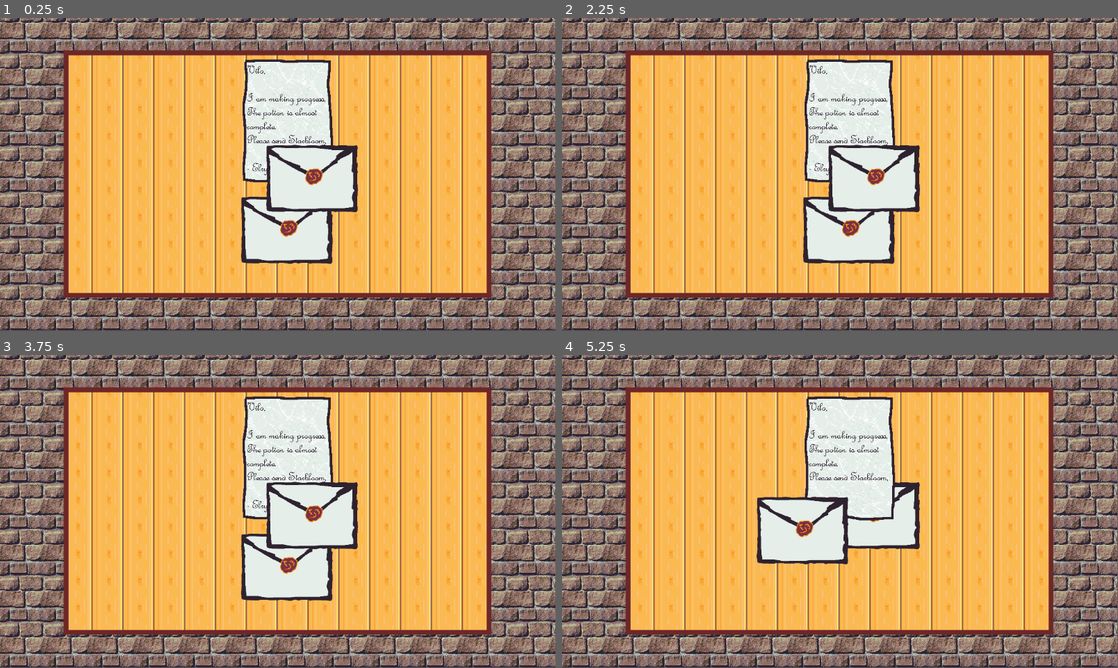
Above: before the commit, frames 1-4 (two rows, left to right).
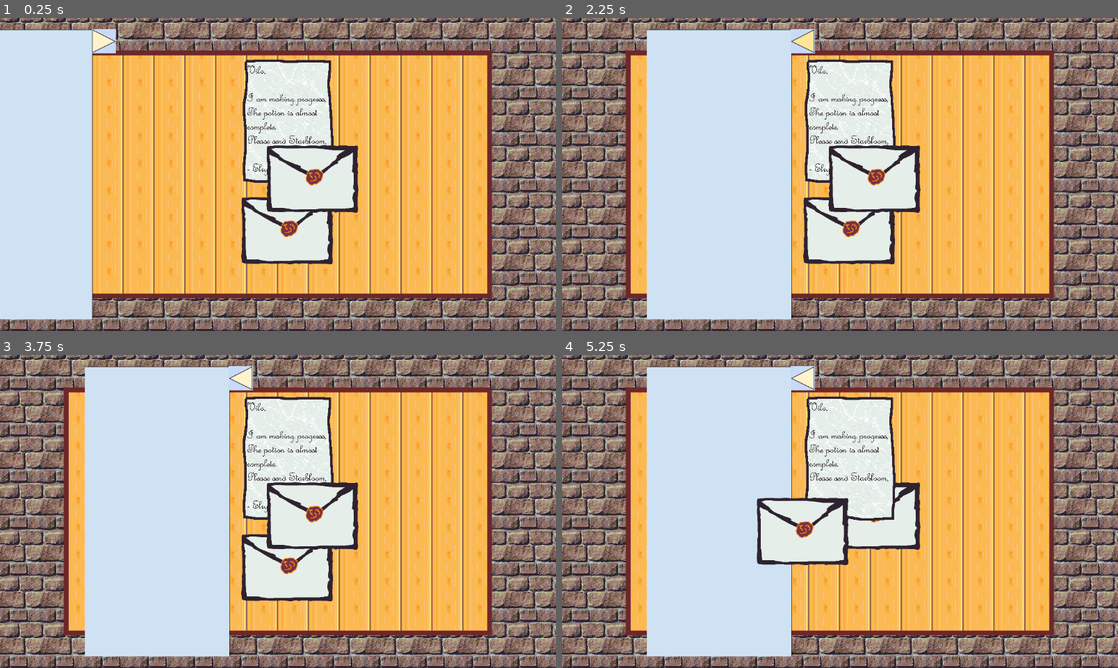
Above: after the commit, the same moments.

Repository: diegofdz333/the-alchemist
Game: Godot game, scene res://scenes/Main.tscn
Same seed, same stepped clock (60 frames per second), same inputs: the game is played once before the commit and once after it.
Inputs (mouse positions are in pixels of both pictures, inside the frame that each line leads up to):
- Up to frame 1 (0.25 s): no input
- Up to frame 2 (2.25 s): click (667, 39) at 0.52 s; click (801, 39) at 1.27 s; click (667, 39) at 2.02 s
- Up to frame 3 (3.75 s): tap Enter at 2.75 s; move the mouse to (400, 495) at 2.77 s; click (400, 495) at 2.92 s; tap Space at 3.5 s; drag from (166, 527) to (250, 574) at 3.52 s
- Up to frame 4 (5.25 s): tap Enter at 4.25 s; move the mouse to (895, 442) at 4.27 s; click (895, 442) at 4.42 s; tap Space at 5 s; drag from (812, 574) to (673, 464) at 5.02 s
In our replay, the window is 799x449 before the commit and 800x450 after it. These sizes can differ from the game's own. Grey fills any space a smaller window leaves; there, only what the larger window draws over its background counts as a difference.

The runs differ from the first frame. In frame 1, 36% of the frame differs, in the area x 0-100%, y 0-100%; in frame 2, 46%; in frame 3, 46%; in frame 4, 45%.

Commit message:
Added document menu
Can now collapse/uncollapse document menu, but still need to add interaction with the actual documents

Diff:
--- a/project.godot
+++ b/project.godot
@@ -15,6 +15,10 @@
 config/features=PackedStringArray("4.3", "GL Compatibility")
 config/icon="res://icon.svg"
 
+[display]
+
+window/stretch/mode="viewport"
+
 [rendering]
 
 renderer/rendering_method="gl_compatibility"
--- /dev/null
+++ b/scenes/DocumentMenu.tscn
@@ -0,0 +1,30 @@
+[gd_scene load_steps=7 format=3 uid="uid://chajdh0arltg1"]
+
+[ext_resource type="Texture2D" uid="uid://4bqf65omwnqm" path="res://assets/menus/left_menu.png" id="1_mdk83"]
+[ext_resource type="Script" path="res://scripts/document_menu.gd" id="1_tce4k"]
+[ext_resource type="Texture2D" uid="uid://braerimpwr4d2" path="res://assets/menus/left_menu_button.png" id="2_b3qwc"]
+[ext_resource type="Texture2D" uid="uid://120e6atsyrsf" path="res://assets/menus/left_menu_button_pressed.png" id="3_ir5hi"]
+[ext_resource type="Texture2D" uid="uid://syu3f3xtkyvo" path="res://assets/menus/left_menu_button_hovered.png" id="5_j41kt"]
+
+[sub_resource type="RectangleShape2D" id="RectangleShape2D_jwddy"]
+size = Vector2(298, 598)
+
+[node name="DocumentMenu" type="Area2D"]
+script = ExtResource("1_tce4k")
+
+[node name="Sprite2D" type="Sprite2D" parent="."]
+texture = ExtResource("1_mdk83")
+
+[node name="CollisionShape2D" type="CollisionShape2D" parent="."]
+shape = SubResource("RectangleShape2D_jwddy")
+
+[node name="ExpandButton" type="TextureButton" parent="."]
+offset_left = 148.0
+offset_top = -301.0
+offset_right = 198.0
+offset_bottom = -251.0
+texture_normal = ExtResource("2_b3qwc")
+texture_pressed = ExtResource("3_ir5hi")
+texture_hover = ExtResource("5_j41kt")
+
+[connection signal="pressed" from="ExpandButton" to="." method="_on_expand_button_pressed"]
--- a/scenes/Main.tscn
+++ b/scenes/Main.tscn
@@ -1,12 +1,15 @@
-[gd_scene load_steps=6 format=3 uid="uid://c6c12xvctpfc2"]
+[gd_scene load_steps=8 format=3 uid="uid://c6c12xvctpfc2"]
 
+[ext_resource type="Script" path="res://scripts/main.gd" id="1_478tm"]
 [ext_resource type="Script" path="res://scripts/documents_handler.gd" id="1_bl5sq"]
 [ext_resource type="PackedScene" uid="uid://dml2o4mtpde67" path="res://scenes/Document.tscn" id="2_2uoe8"]
 [ext_resource type="Texture2D" uid="uid://ca4vyoeydh6ex" path="res://assets/table.png" id="3_f8pjf"]
 [ext_resource type="Texture2D" uid="uid://ddpk08d1nysw7" path="res://assets/documents/doc1.png" id="3_y3cmu"]
 [ext_resource type="Texture2D" uid="uid://bggqqjhi6lura" path="res://assets/bricks.png" id="4_gd8ix"]
+[ext_resource type="PackedScene" uid="uid://chajdh0arltg1" path="res://scenes/DocumentMenu.tscn" id="6_lgqyx"]
 
 [node name="Main" type="Node2D"]
+script = ExtResource("1_478tm")
 
 [node name="Camera2D" type="Camera2D" parent="."]
 
@@ -29,3 +32,8 @@
 [node name="Background" type="Sprite2D" parent="."]
 z_index = -100
 texture = ExtResource("4_gd8ix")
+
+[node name="DocumentMenu" parent="." instance=ExtResource("6_lgqyx")]
+position = Vector2(-650, 0)
+
+[connection signal="expand_button_pressed" from="DocumentMenu" to="." method="_on_document_menu_expand_button_pressed"]
--- /dev/null
+++ b/scripts/document_menu.gd
@@ -0,0 +1,29 @@
+extends Area2D
+
+signal expand_button_pressed()
+
+var retracted_pos: Vector2 = Vector2.ZERO
+var expanded_pos: Vector2 = Vector2.ZERO
+var expanded: bool = false
+
+var documents: Array = []
+
+# Called when the node enters the scene tree for the first time.
+func _ready():
+	var viewport_width = get_viewport().size.x
+	var sprite_width = $Sprite2D.texture.get_width()
+	var peek = 0.02 * viewport_width
+	retracted_pos = Vector2(-viewport_width / 2 - sprite_width / 2 + peek, 0)
+	expanded_pos = retracted_pos + Vector2(sprite_width - peek, 0)
+	position = retracted_pos
+
+
+# Called every frame. 'delta' is the elapsed time since the previous frame.
+func _process(delta):
+	pass
+
+
+func _on_expand_button_pressed():
+	expand_button_pressed.emit()
+	$ExpandButton.flip_h = not $ExpandButton.flip_h
+	expanded = not expanded
--- /dev/null
+++ b/scripts/main.gd
@@ -0,0 +1,18 @@
+extends Node2D
+
+# Called when the node enters the scene tree for the first time.
+func _ready():
+	pass # Replace with function body.
+
+
+# Called every frame. 'delta' is the elapsed time since the previous frame.
+func _process(delta):
+	pass
+
+
+func _on_document_menu_expand_button_pressed():
+	if $DocumentMenu.expanded:
+		print("debug")
+		$DocumentMenu.position = $DocumentMenu.retracted_pos;
+	else:
+		$DocumentMenu.position = $DocumentMenu.expanded_pos;
Binary file added: assets/menus/left_menu.png
Not shown, added: assets/menus/left_menu.png.import
Binary file added: assets/menus/left_menu_button.png
Not shown, added: assets/menus/left_menu_button.png.import
Binary file added: assets/menus/left_menu_button_hovered.png
Not shown, added: assets/menus/left_menu_button_hovered.png.import
Binary file added: assets/menus/left_menu_button_pressed.png
Not shown, added: assets/menus/left_menu_button_pressed.png.import
